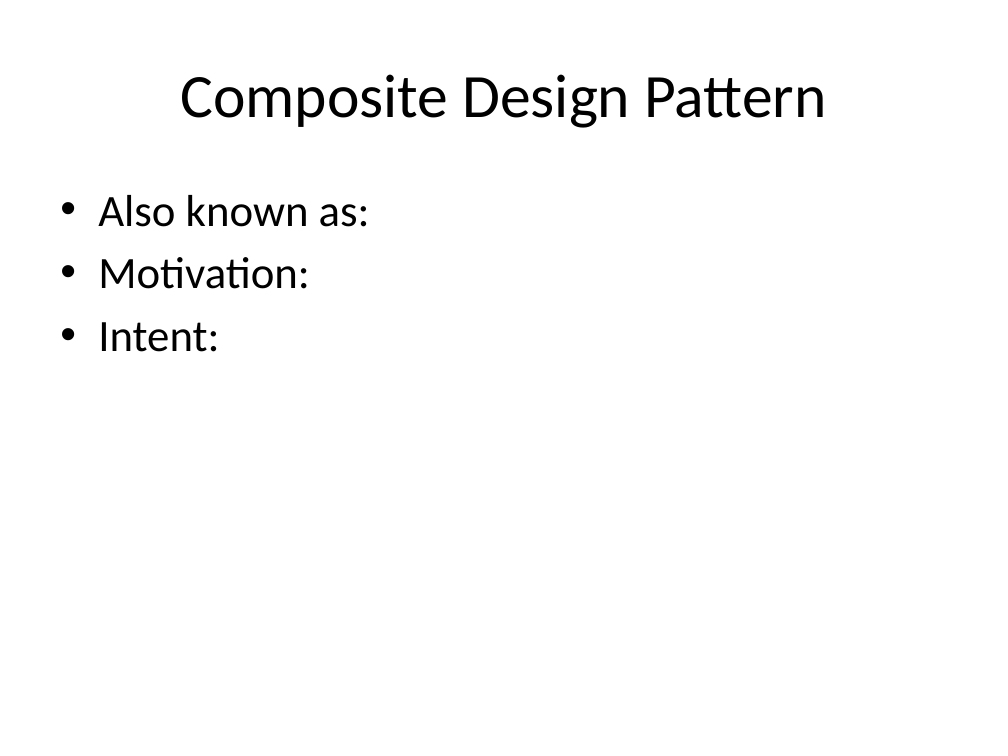
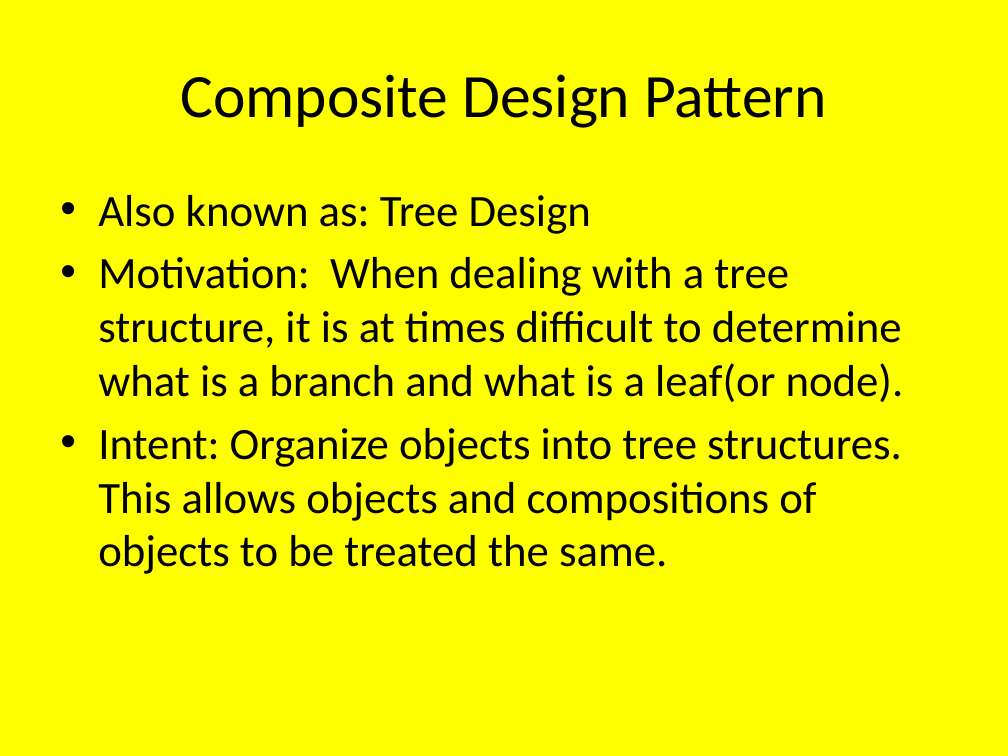
Before and after one commit to scurrymd/Software-Engineering, a slide deck: slide 18 of docs/UC Schedule App.pptx (slide 17 before the commit). Drawn at 1008x756 pixels with LibreOffice and Linux fonts; fonts in the diff are those of the drawing. Boxes give left, top, right and bottom in pixels: in the first picture for what was removed or moved away, otherwise in the second. Text is boxed around its words. In the diff, an @@ line names an element or a change of style, - is before the commit and + after.

```diff
--- a/docs/UC Schedule App.pptx
+++ b/docs/UC Schedule App.pptx
@@ background #FFFFFF to #FFFF00 @@
@@ text at (98, 195, 904, 574): text changed @@
-• Also known as:
-• Motivation:
-• Intent:
+• Also known as: Tree Design
+• Motivation: When dealing with a tree structure, it is at times difficult to determine what is a branch and what is a leaf(or node).
+• Intent: Organize objects into tree structures. This allows objects and compositions of objects to be treated the same.
```
Also in this commit, not shown: 18 other slides changed, 1 slide added, 1 slide removed.
